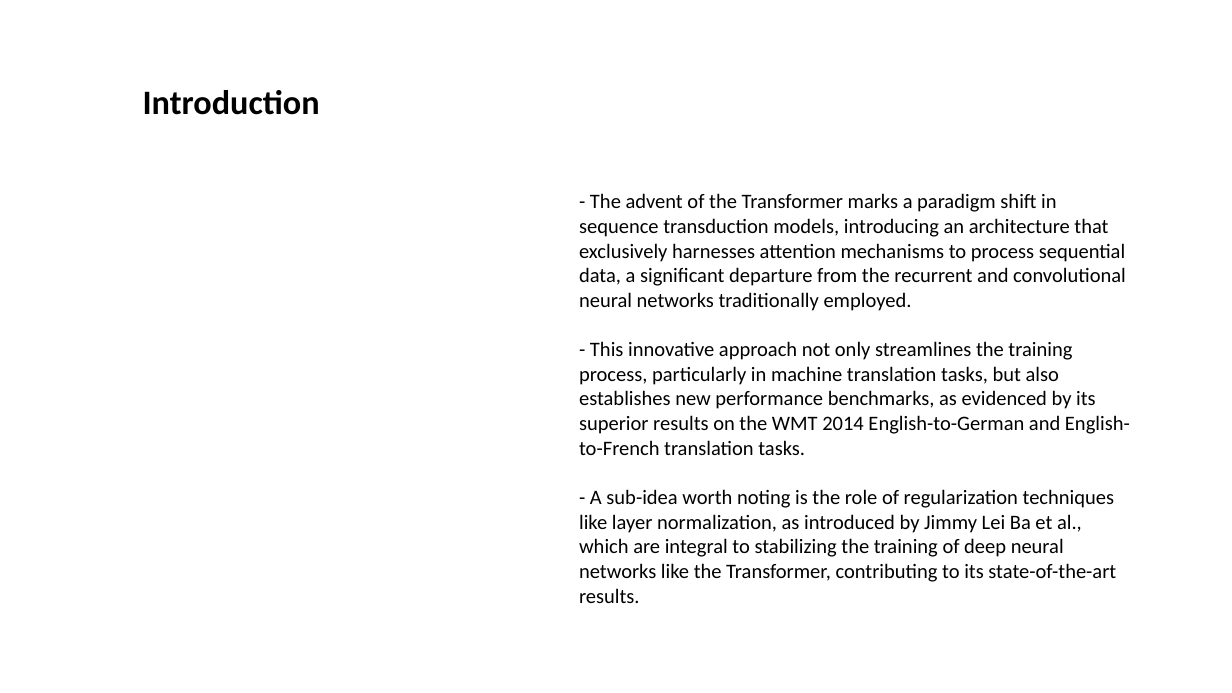
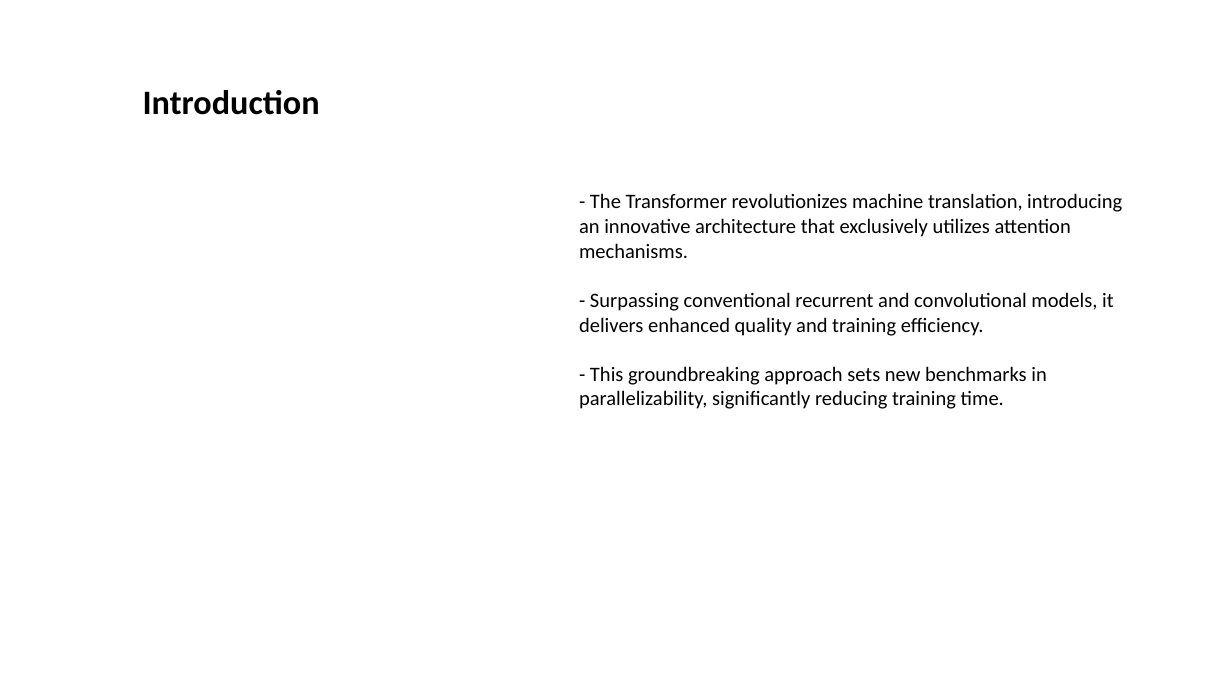
Before and after one commit to Jessie-ZhaoXi/dsa4213-ppt-generator, a slide deck: slide 3 of ppt_generator/my_ppts/attention_mode1.pptx. Drawn at 1232x693 pixels with LibreOffice and Linux fonts; fonts in the diff are those of the drawing; background and template pictures are left out. Boxes give left, top, right and bottom in pixels: in the first picture for what was removed or moved away, otherwise in the second. Text is boxed around its words. In the diff, an @@ line names an element or a change of style, - is before the commit and + after.

```diff
--- a/ppt_generator/my_ppts/attention_mode1.pptx
+++ b/ppt_generator/my_ppts/attention_mode1.pptx
@@ text at (579, 193, 1122, 409): text changed @@
-- The advent of the Transformer marks a paradigm shift in sequence transduction models, introducing an architecture that exclusively harnesses attention mechanisms to process sequential data, a significant departure from the recurrent and convolutional neural networks traditionally employed.
-- This innovative approach not only streamlines the training process, particularly in machine translation tasks, but also establishes new performance benchmarks, as evidenced by its superior results on the WMT 2014 English-to-German and English-to-French translation tasks.
-- A sub-idea worth noting is the role of regularization techniques like layer normalization, as introduced by Jimmy Lei Ba et al., which are integral to stabilizing the training of deep neural networks like the Transformer, contributing to its state-of-the-art results.
+- The Transformer revolutionizes machine translation, introducing an innovative architecture that exclusively utilizes attention mechanisms.
+- Surpassing conventional recurrent and convolutional models, it delivers enhanced quality and training efficiency.
+- This groundbreaking approach sets new benchmarks in parallelizability, significantly reducing training time.
```
Also in this commit, not shown: 5 other slides changed, 1 slide added, 4 slides removed, 8 other files.
